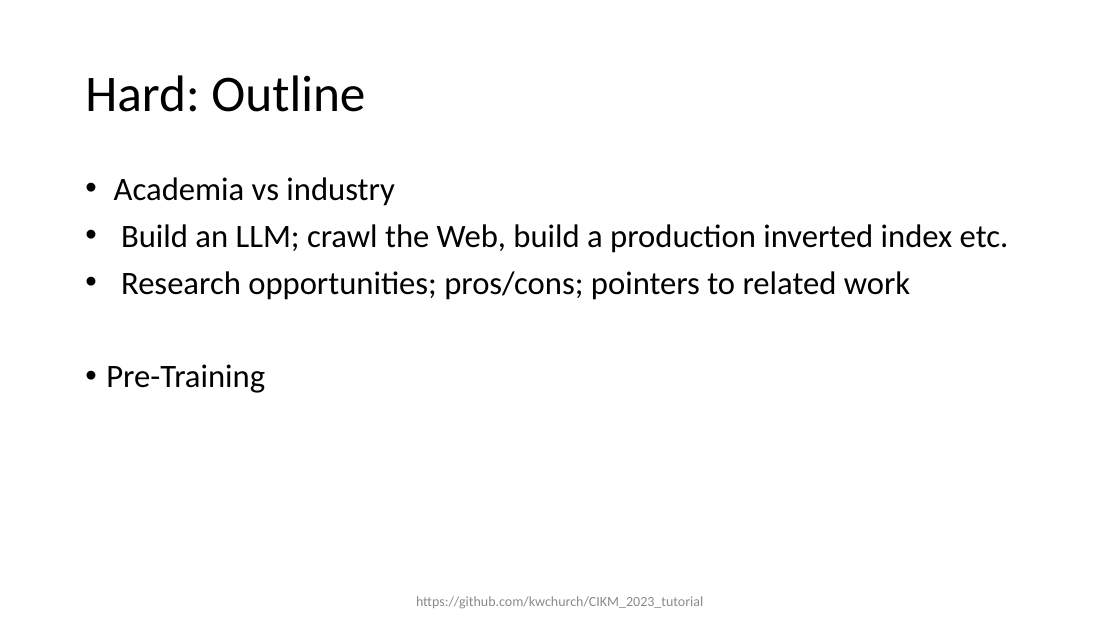
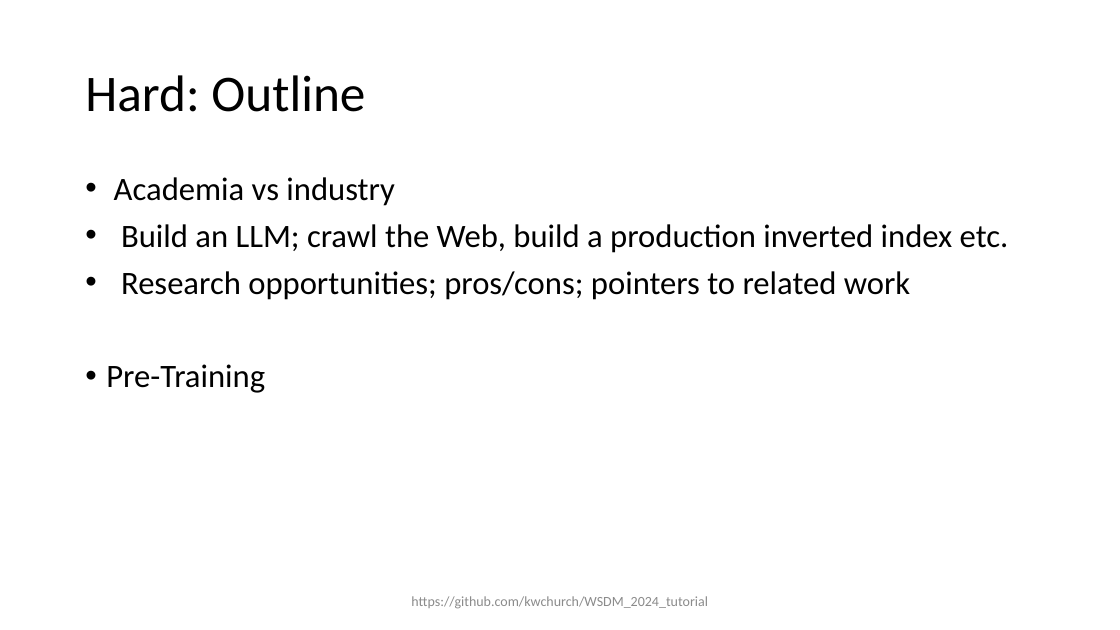
Before and after one commit to kwchurch/WSDM_2024_tutorial, a slide deck: slide 2 of slides/WSDM_Hard.pptx. Drawn at 1120x630 pixels with LibreOffice and Linux fonts; fonts in the diff are those of the drawing. Boxes give left, top, right and bottom in pixels: in the first picture for what was removed or moved away, otherwise in the second. Text is boxed around its words. In the diff, an @@ line names an element or a change of style, - is before the commit and + after.

Commit message:
slides

```diff
--- a/slides/WSDM_Hard.pptx
+++ b/slides/WSDM_Hard.pptx
@@ text at box(411, 596, 707, 609): text changed @@
-https://github.com/kwchurch/CIKM_2023_tutorial
+https://github.com/kwchurch/WSDM_2024_tutorial
```
Also in this commit, not shown: 6 other slides changed, 21 other files.
